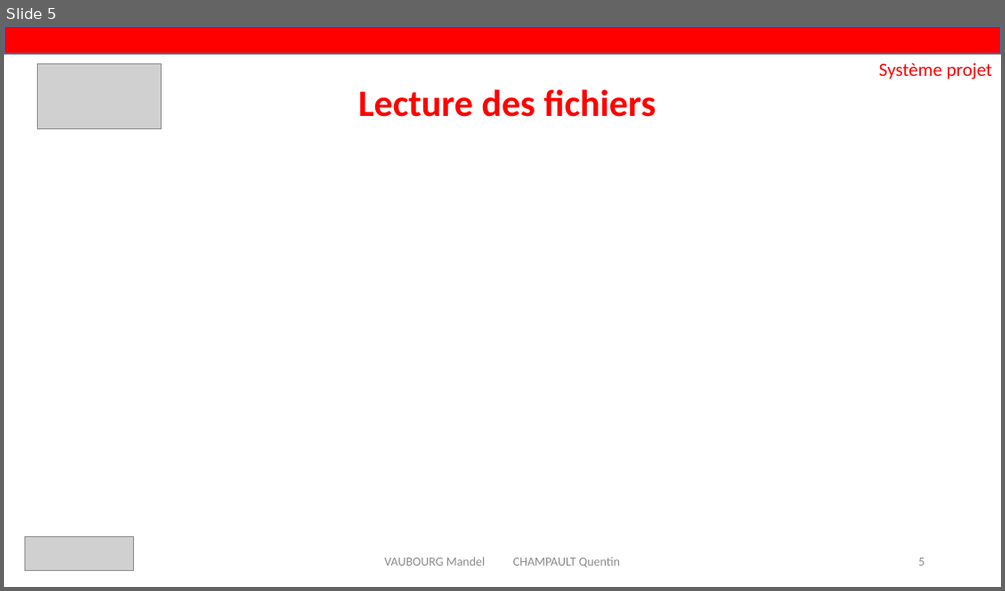
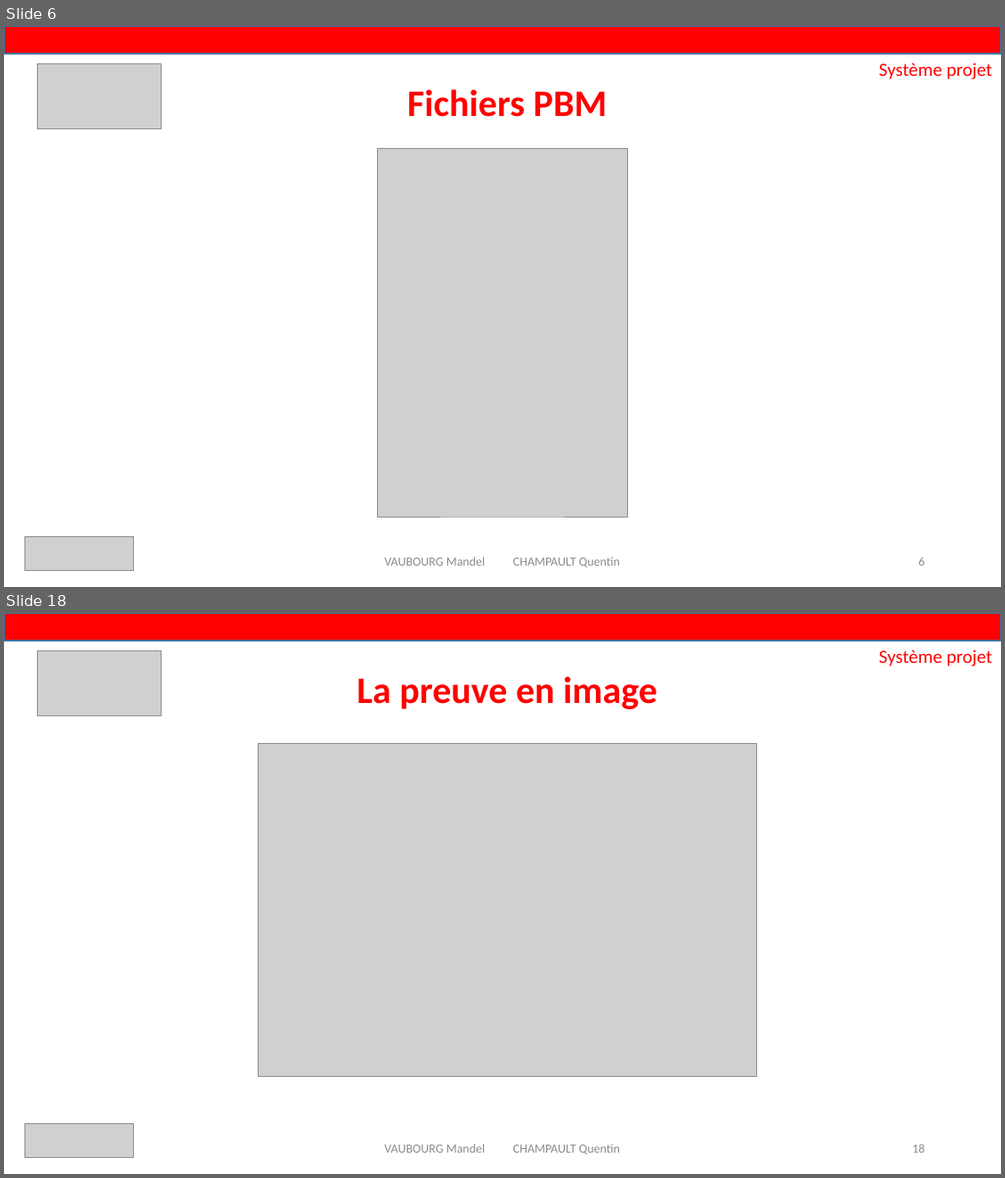
Before and after one commit to Akitoshi02/ExiaScreen, a slide deck: Rapport de fin + Powerpoint/exia.pptx. Shown one above the other, each under a label of ours: slide 5 before the commit, slides 6 and 18 after it; the slides between them are not shown. The pictures are 1005x591 and 1005x1178 pixels, drawn with LibreOffice and Linux fonts; fonts in the diff are those of the drawing; grey boxes stand for pictures. Boxes give left, top, right and bottom in pixels: in the first picture for what was removed or moved away, otherwise in the second. Text is boxed around its words. In the diff, an @@ line names an element or a change of style, - is before the commit and + after.

```diff
--- a/Rapport de fin + Powerpoint/exia.pptx
+++ b/Rapport de fin + Powerpoint/exia.pptx
@@ slide 18 added at (4,613,1001,1174), background #FFFFFF @@
@@ rectangle added at (4,613,1001,641), fill #FF0000, outline #43739E 1 pt @@
@@ picture added at (37,651,161,715) @@
@@ text added at (879,649,992,666), 18 pt, text #FF0000 @@
+Système projet
@@ title added at (356,676,657,709), 36 pt, text #FF0000, bold @@
+La preuve en image
@@ picture added at (259,743,757,1076) @@
@@ picture added at (25,1124,133,1158) @@
@@ text added at (384,1143,620,1154), 12 pt, text #8C8C8C @@
+VAUBOURG Mandel CHAMPAULT Quentin
@@ page number added at (912,1143,924,1152), 12 pt, text #8C8C8C @@
+18
@@ what was slide 5 is now slide 6 @@
@@ slide 6 changed as well @@
@@ title at (407,89,607,117): text changed @@
-Lecture des fichiers
+Fichiers PBM
@@ picture added at (378,149,628,516) @@
```
Also in this commit, not shown: 5 other slides changed, 11 other slides added.
